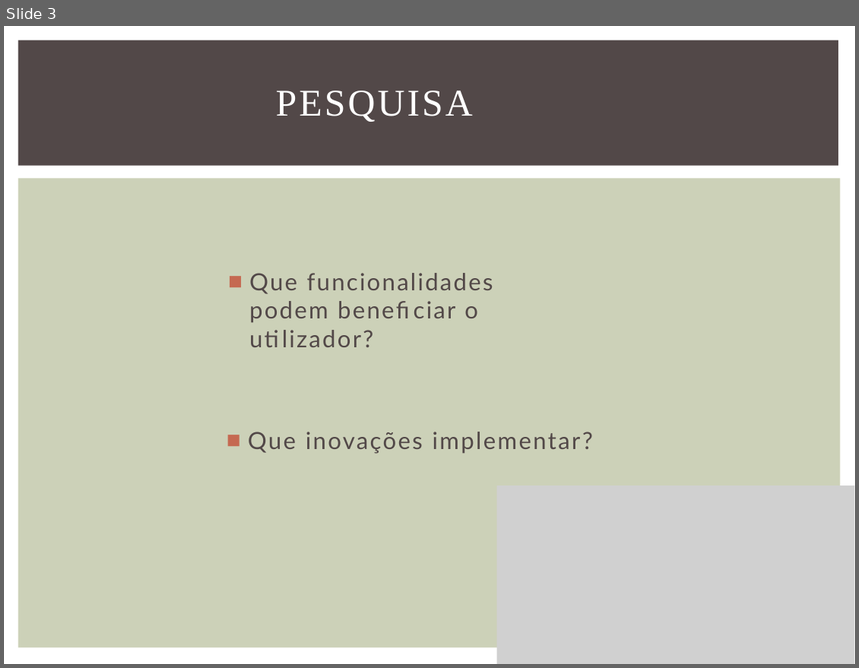
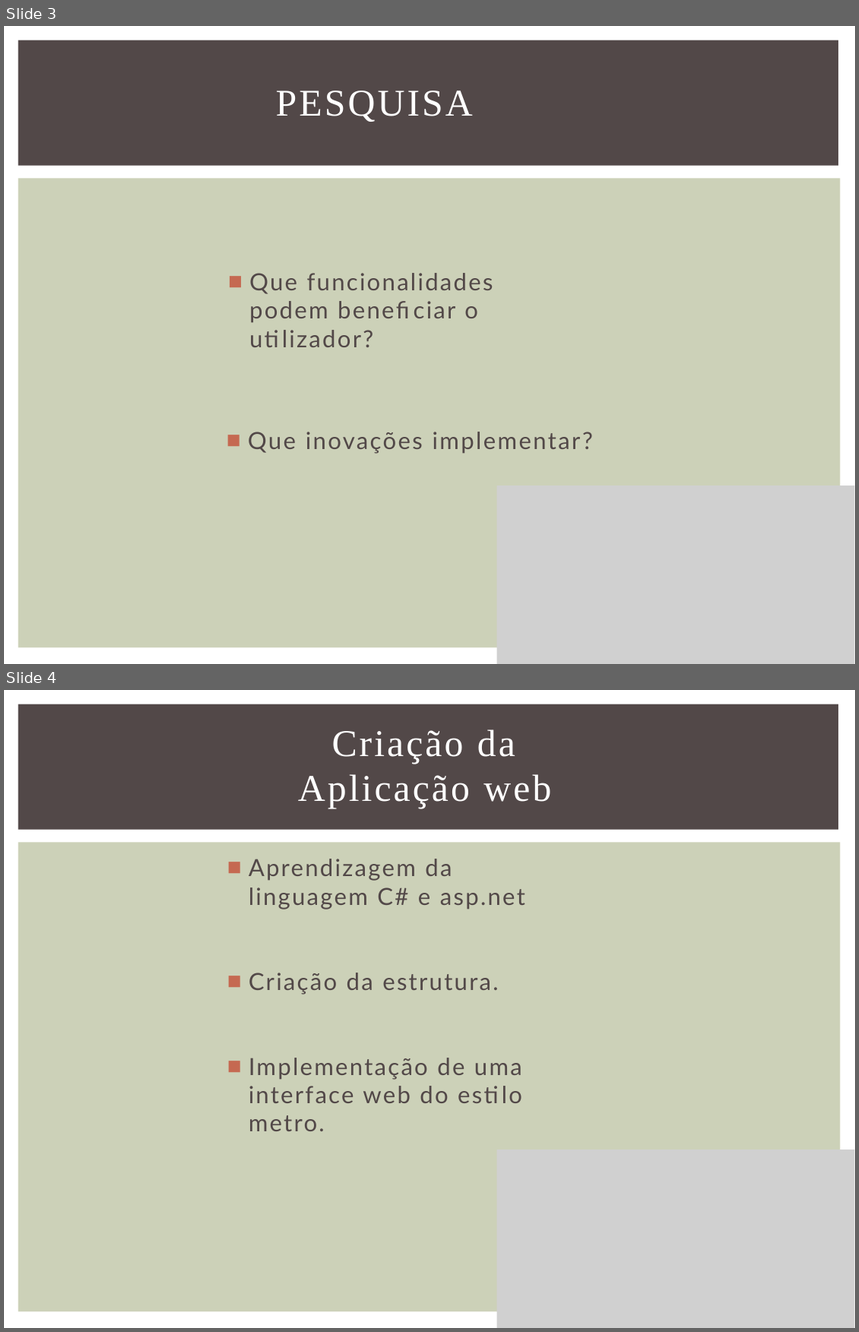
Before and after one commit to ricardobranco/LI4, a slide deck: Relatorios/apr-3-PL3-20.pptx. Shown one above the other, each under a label of ours: slide 3 before the commit, slides 3 and 4 after it. The pictures are 859x668 and 859x1332 pixels, drawn with LibreOffice and Linux fonts; fonts in the diff are those of the drawing; grey boxes stand for pictures. Boxes give left, top, right and bottom in pixels: in the first picture for what was removed or moved away, otherwise in the second. Text is boxed around its words. In the diff, an @@ line names an element or a change of style, - is before the commit and + after.

```diff
--- a/Relatorios/apr-3-PL3-20.pptx
+++ b/Relatorios/apr-3-PL3-20.pptx
@@ slide 4 added at box(4, 690, 855, 1328), background #FFFFFF; not listed: 2 template elements that a slide beside it also shows @@
@@ title added at box(298, 730, 551, 809), 32 pt, text #FFFFFF @@
+Criação da Aplicação web
@@ text added at box(249, 859, 525, 1132), 20 pt, text #524848 @@
+■ Aprendizagem da linguagem C# e asp.net
+■ Criação da estrutura.
+■ Implementação de uma interface web do estilo metro.
@@ picture added at box(496, 1150, 854, 1328) @@
```
Also in this commit, not shown: 1 slide changed, 3 other slides added.
